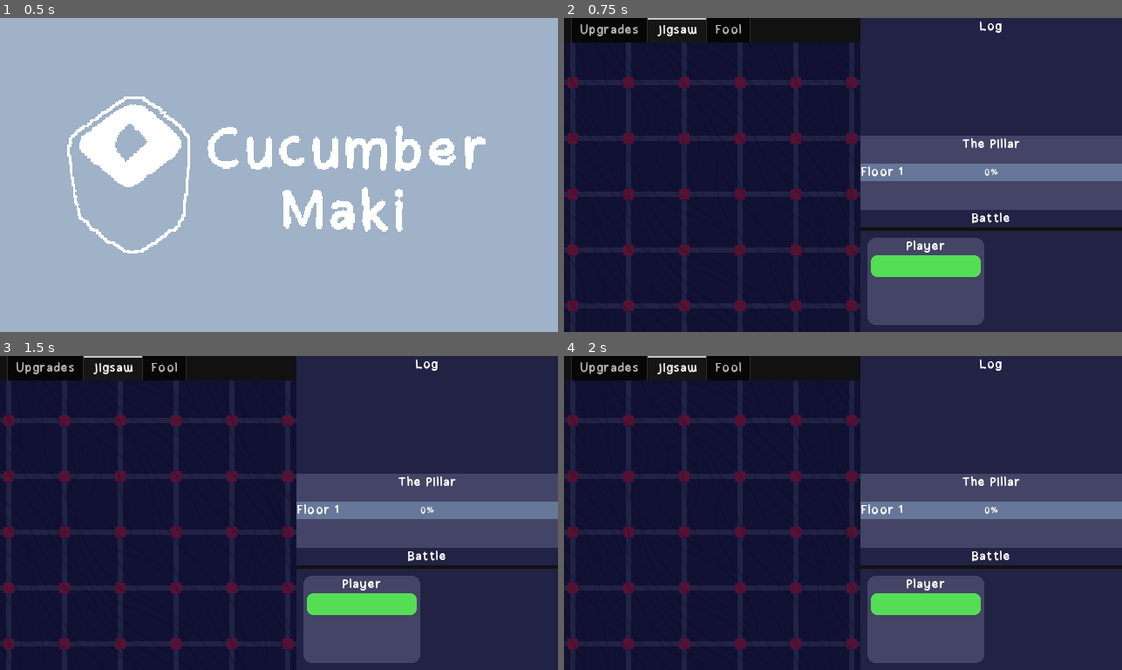
Above: before the commit, frames 1-4 (two rows, left to right).
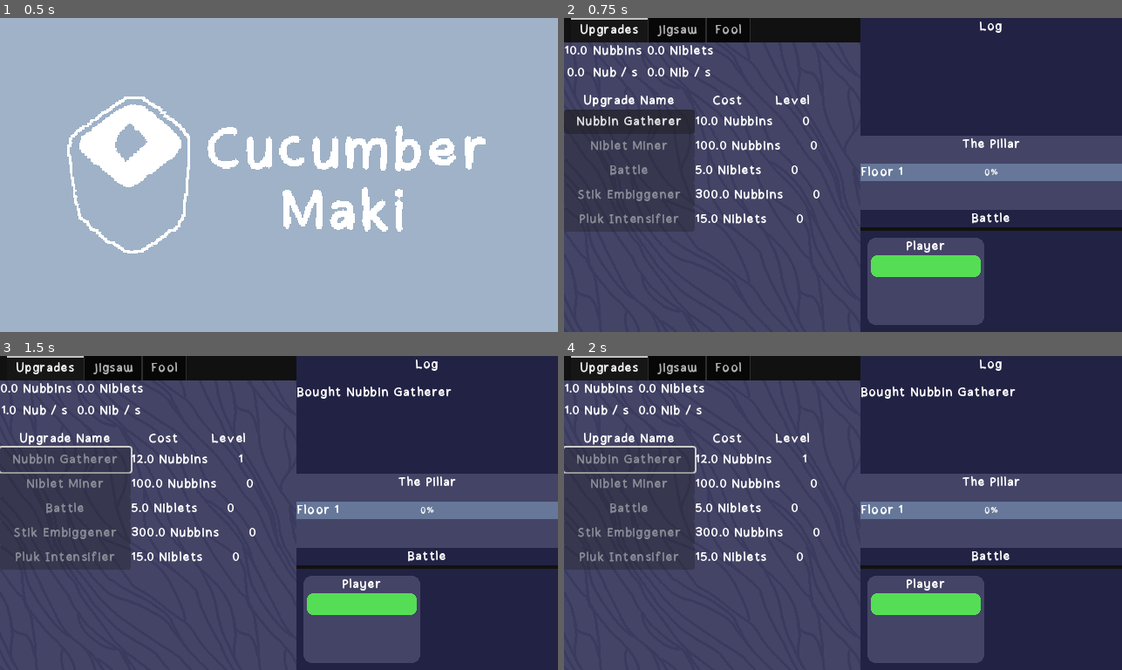
Above: after the commit, the same moments.

Repository: Cucumber-Maki/gmtk-2025
Game: Godot game, scene res://scenes/splashScreen/splashScreen.tscn
Same seed, same stepped clock (60 frames per second), same inputs: the game is played once before the commit and once after it.
Inputs (mouse positions are in pixels of both pictures, inside the frame that each line leads up to):
- Up to frame 1 (0.5 s): no input
- Up to frame 2 (0.75 s): tap Enter at 0.5 s; move the mouse to (965, 159) at 0.52 s; click (965, 159) at 0.67 s
- Up to frame 3 (1.5 s): click (66, 459) at 1.25 s, where only the run after the commit has a clickable "Nubbin Gatherer"
- Up to frame 4 (2 s): no input

Frame 1 is identical in both runs. In frame 2, 48% of the frame differs, in the area x 0-54%, y 0-100%; in frame 3, 49%, in the area x 0-81%, y 0-100%; in frame 4, 49%.

Commit message:
what: pengin.

Diff:
--- a/assets/menus/upgradePage/resourceCounts.tscn
+++ b/assets/menus/upgradePage/resourceCounts.tscn
@@ -8,44 +8,36 @@
 
 [node name="NubbinsNumber" type="Label" parent="."]
 layout_mode = 2
-theme_override_colors/font_color = Color(0, 0, 0, 1)
 text = "0"
 horizontal_alignment = 1
 
 [node name="NubbinsLabel" type="Label" parent="."]
 layout_mode = 2
-theme_override_colors/font_color = Color(0, 0, 0, 1)
 text = "Nubbins"
 
 [node name="NibletsNumber" type="Label" parent="."]
 layout_mode = 2
-theme_override_colors/font_color = Color(0, 0, 0, 1)
 text = "0"
 horizontal_alignment = 1
 
 [node name="NibletsLabel" type="Label" parent="."]
 layout_mode = 2
-theme_override_colors/font_color = Color(0, 0, 0, 1)
 text = "Niblets"
 
 [node name="NubbinsPerSecondNumber" type="Label" parent="."]
 layout_mode = 2
-theme_override_colors/font_color = Color(0, 0, 0, 1)
 text = "0"
 horizontal_alignment = 1
 
 [node name="NubbinsPerSecondLabel" type="Label" parent="."]
 layout_mode = 2
-theme_override_colors/font_color = Color(0, 0, 0, 1)
 text = "Nub / s"
 
 [node name="NibletsPerSecondNumber" type="Label" parent="."]
 layout_mode = 2
-theme_override_colors/font_color = Color(0, 0, 0, 1)
 text = "0"
 horizontal_alignment = 1
 
 [node name="NibletsPerSecondLabel" type="Label" parent="."]
 layout_mode = 2
-theme_override_colors/font_color = Color(0, 0, 0, 1)
 text = "Nib / s"
--- a/assets/menus/upgradePage/upgradeButtons.tscn
+++ b/assets/menus/upgradePage/upgradeButtons.tscn
@@ -11,20 +11,17 @@
 [node name="Label3" type="Label" parent="UpgradeRowTitle"]
 custom_minimum_size = Vector2(150, 0)
 layout_mode = 2
-theme_override_colors/font_color = Color(0, 0, 0, 1)
 text = "Upgrade Name"
 horizontal_alignment = 1
 
 [node name="Label2" type="Label" parent="UpgradeRowTitle"]
 custom_minimum_size = Vector2(75, 0)
 layout_mode = 2
-theme_override_colors/font_color = Color(0, 0, 0, 1)
 text = "Cost"
 horizontal_alignment = 1
 
 [node name="Label" type="Label" parent="UpgradeRowTitle"]
 custom_minimum_size = Vector2(75, 0)
 layout_mode = 2
-theme_override_colors/font_color = Color(0, 0, 0, 1)
 text = "Level"
 horizontal_alignment = 1
--- a/assets/menus/upgradePage/upgradeRow.tscn
+++ b/assets/menus/upgradePage/upgradeRow.tscn
@@ -14,12 +14,10 @@
 [node name="Cost" type="Label" parent="."]
 custom_minimum_size = Vector2(75, 0)
 layout_mode = 2
-theme_override_colors/font_color = Color(0, 0, 0, 1)
 text = "0 Nubbins"
 
 [node name="Level" type="Label" parent="."]
 custom_minimum_size = Vector2(75, 0)
 layout_mode = 2
-theme_override_colors/font_color = Color(0, 0, 0, 1)
 text = "0"
 horizontal_alignment = 1
--- a/scenes/game/game.tscn
+++ b/scenes/game/game.tscn
@@ -6,6 +6,7 @@
 [ext_resource type="PackedScene" uid="uid://c5oi5ufvsk0n5" path="res://assets/menus/upgradePage/resourceCounts.tscn" id="2_2a8rs"]
 [ext_resource type="Material" uid="uid://dmggogjr4bb5k" path="res://assets/jigsaw/hand/handMaterial.tres" id="2_bdhmt"]
 [ext_resource type="PackedScene" uid="uid://bxc6gcyp5h2hr" path="res://assets/gameLoop/log/log.tscn" id="3_0sr1o"]
+[ext_resource type="Material" uid="uid://xr778h873br7" path="res://assets/jigsaw/jigsawPiece/jigsawPieceMaterial.tres" id="3_bdhmt"]
 [ext_resource type="PackedScene" uid="uid://81ra0g3pbd5y" path="res://assets/gameLoop/pillar/pillar.tscn" id="4_kelw5"]
 [ext_resource type="PackedScene" uid="uid://df8vlpa7sp0y4" path="res://assets/gameLoop/battle/battle.tscn" id="6_5i0tg"]
 
@@ -40,13 +41,13 @@
 [node name="UpgradePanel" type="TabContainer" parent="CanvasLayer/MarginContainer/HSplitContainer"]
 custom_minimum_size = Vector2(340, 0)
 layout_mode = 2
-current_tab = 1
+current_tab = 0
 
 [node name="Upgrades" type="ColorRect" parent="CanvasLayer/MarginContainer/HSplitContainer/UpgradePanel"]
-visible = false
+material = ExtResource("3_bdhmt")
 layout_mode = 2
 mouse_filter = 1
-color = Color(0.661453, 0.995601, 1, 1)
+color = Color(0.266667, 0.266667, 0.4, 1)
 metadata/_tab_index = 0
 
 [node name="VSplitContainer" type="VSplitContainer" parent="CanvasLayer/MarginContainer/HSplitContainer/UpgradePanel/Upgrades"]
@@ -65,6 +66,7 @@
 layout_mode = 2
 
 [node name="Jigsaw" type="ColorRect" parent="CanvasLayer/MarginContainer/HSplitContainer/UpgradePanel"]
+visible = false
 material = ExtResource("2_bdhmt")
 layout_mode = 2
 mouse_filter = 1
@@ -79,7 +81,7 @@
 visible = false
 layout_mode = 2
 mouse_filter = 1
-color = Color(0.661453, 0.995601, 1, 1)
+color = Color(0.133333, 0.133333, 0.266667, 1)
 metadata/_tab_index = 2
 
 [node name="Button" type="Button" parent="CanvasLayer/MarginContainer/HSplitContainer/UpgradePanel/Fool"]
@@ -92,7 +94,8 @@
 offset_right = 60.5
 offset_bottom = 74.0
 grow_horizontal = 2
-text = "Reset"
+disabled = true
+text = "Meta Loop"
 
 [node name="ItemList" type="ItemList" parent="CanvasLayer/MarginContainer/HSplitContainer/UpgradePanel/Fool"]
 layout_mode = 1
@@ -102,6 +105,20 @@
 offset_top = 118.0
 grow_horizontal = 2
 grow_vertical = 2
+
+[node name="Label" type="Label" parent="CanvasLayer/MarginContainer/HSplitContainer/UpgradePanel/Fool"]
+layout_mode = 1
+anchors_preset = 10
+anchor_right = 1.0
+offset_left = -5.0
+offset_top = 145.0
+offset_right = -5.0
+offset_bottom = 165.0
+grow_horizontal = 2
+text = "Or so you thought...
+ran out of time :3"
+horizontal_alignment = 1
+vertical_alignment = 1
 
 [node name="VBoxContainer" type="VBoxContainer" parent="CanvasLayer/MarginContainer/HSplitContainer"]
 custom_minimum_size = Vector2(300, 0)
Not shown: 1 places in assets/menus/upgradePage/resourceCounts.tscn that only renumber resources
Not shown: 1 places in scenes/game/game.tscn that only renumber resources
